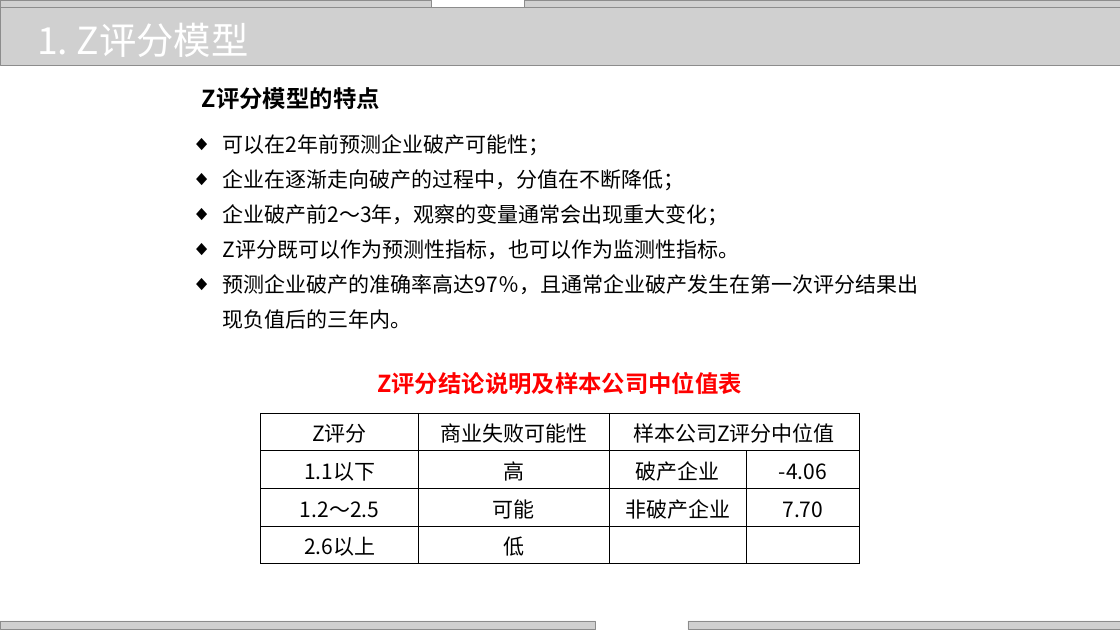
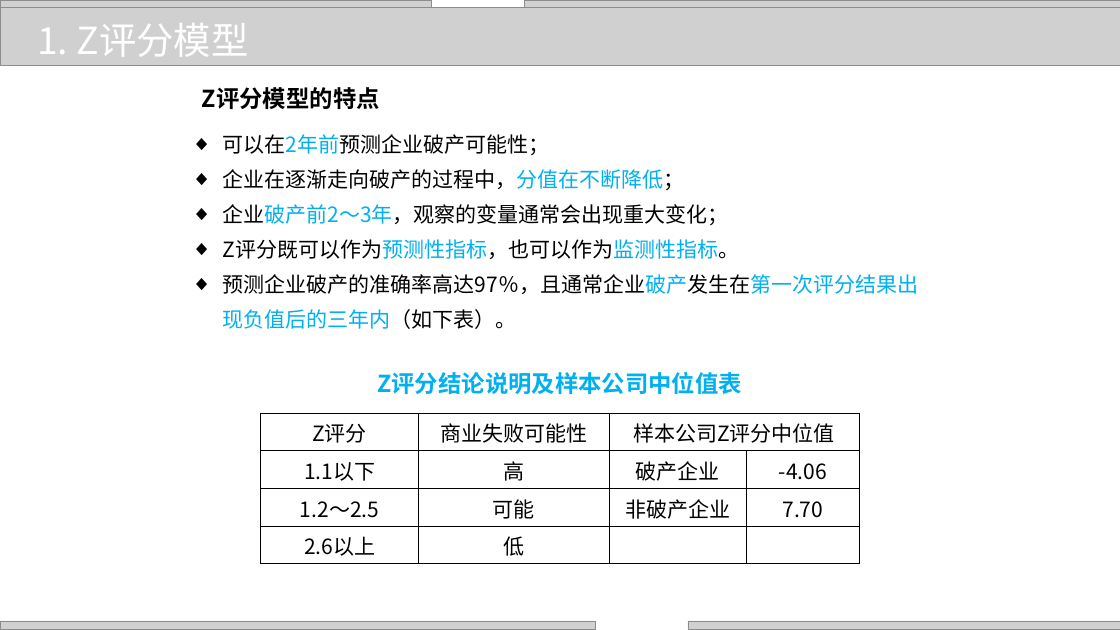
Before and after one commit to zhangjianzhang/internet_credit, a slide deck: slide 11 of files/slides/lecture_6.pptx. Drawn at 1120x630 pixels with LibreOffice and Linux fonts; fonts in the diff are those of the drawing; grey boxes stand for pictures; background and template pictures are left out. Boxes give left, top, right and bottom in pixels: in the first picture for what was removed or moved away, otherwise in the second. Text is boxed around its words. In the diff, an @@ line names an element or a change of style, - is before the commit and + after.

```diff
--- a/files/slides/lecture_6.pptx
+++ b/files/slides/lecture_6.pptx
@@ text at (223,134,740,259): text colour #000000 to #00B0F0 in "可以在2年前预测企业破产可能性；", "企业在逐渐走向破产的过程中，分值在不断降低；", "企业破产前2～3年，观察的变量通常会出现重大变化；", "Z评分既可以作为预测性指标，也可以作为监测性指标。" @@
@@ text at (223,274,918,329): text changed @@
-◆ 预测企业破产的准确率高达97％，且通常企业破产发生在第一次评分结果出现负值后的三年内。
+◆ 预测企业破产的准确率高达97％，且通常企业破产发生在第一次评分结果出现负值后的三年内（如下表）。
@@ text "Z评分结论说明及样本公司中位值表" at (377,372,742,394): text colour #FF0000 to #00B0F0 @@
```
Also in this commit, not shown: 19 other slides changed, 11 other files.
